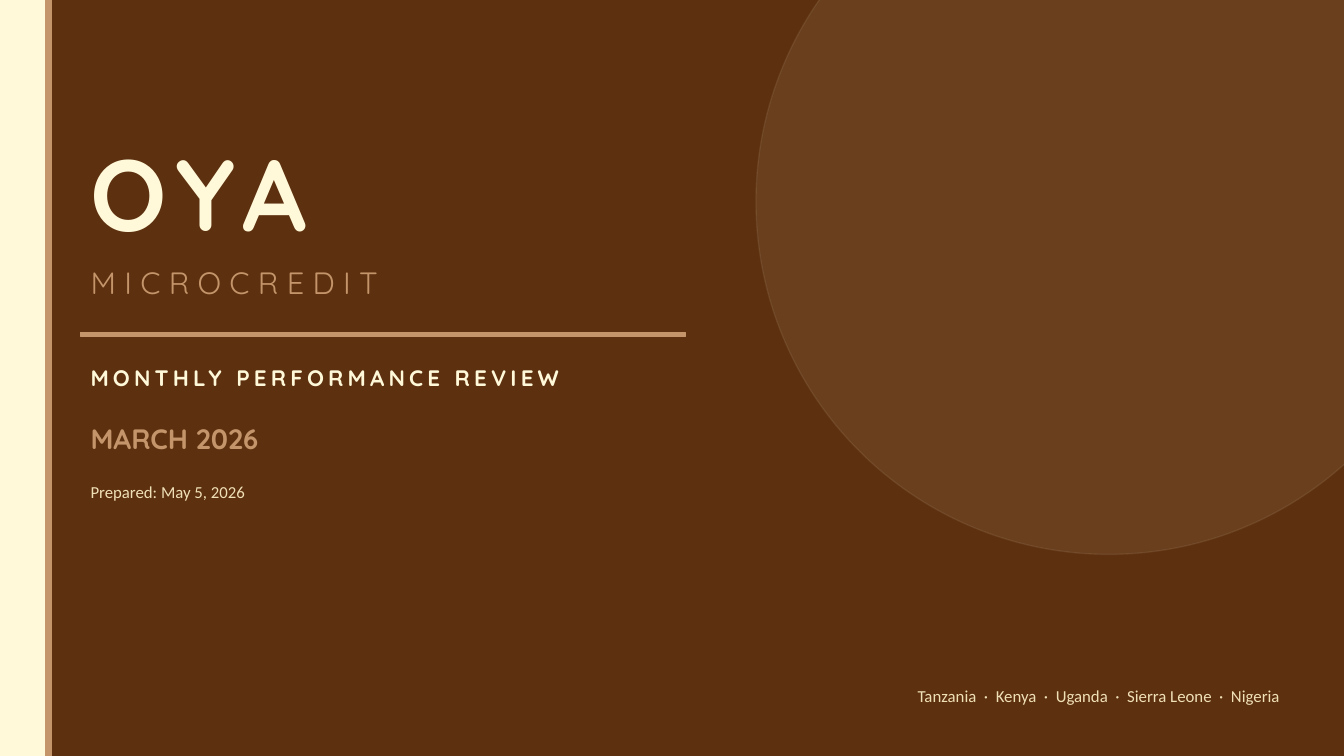
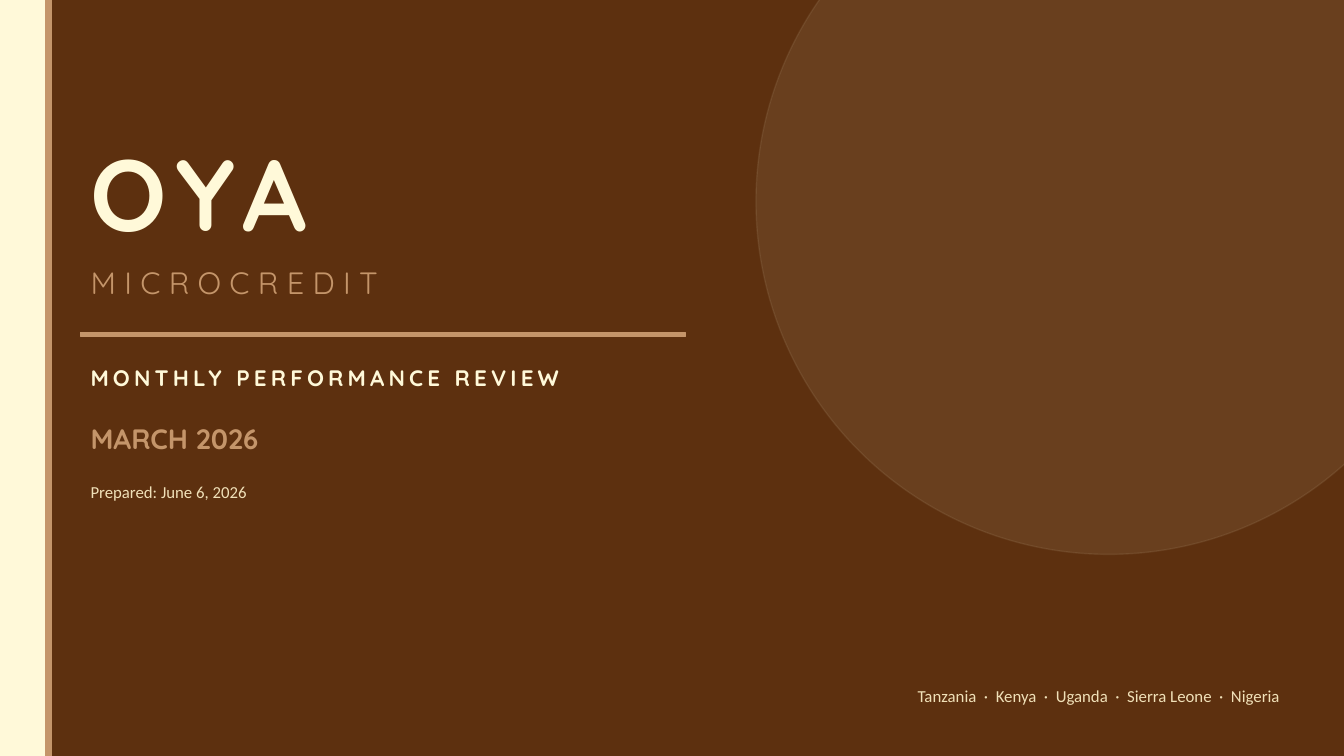
Before and after one commit to ikyei/oya-monthly, a slide deck: slide 1 of reports/2026-03.pptx. Drawn at 1344x756 pixels with LibreOffice and Linux fonts; fonts in the diff are those of the drawing. Boxes give left, top, right and bottom in pixels: in the first picture for what was removed or moved away, otherwise in the second. Text is boxed around its words. In the diff, an @@ line names an element or a change of style, - is before the commit and + after.

```diff
--- a/reports/2026-03.pptx
+++ b/reports/2026-03.pptx
@@ text at <box>91,486,247,501</box>: text changed @@
-Prepared: May 5, 2026
+Prepared: June 6, 2026
```
Also in this commit, not shown: 5 other files.
